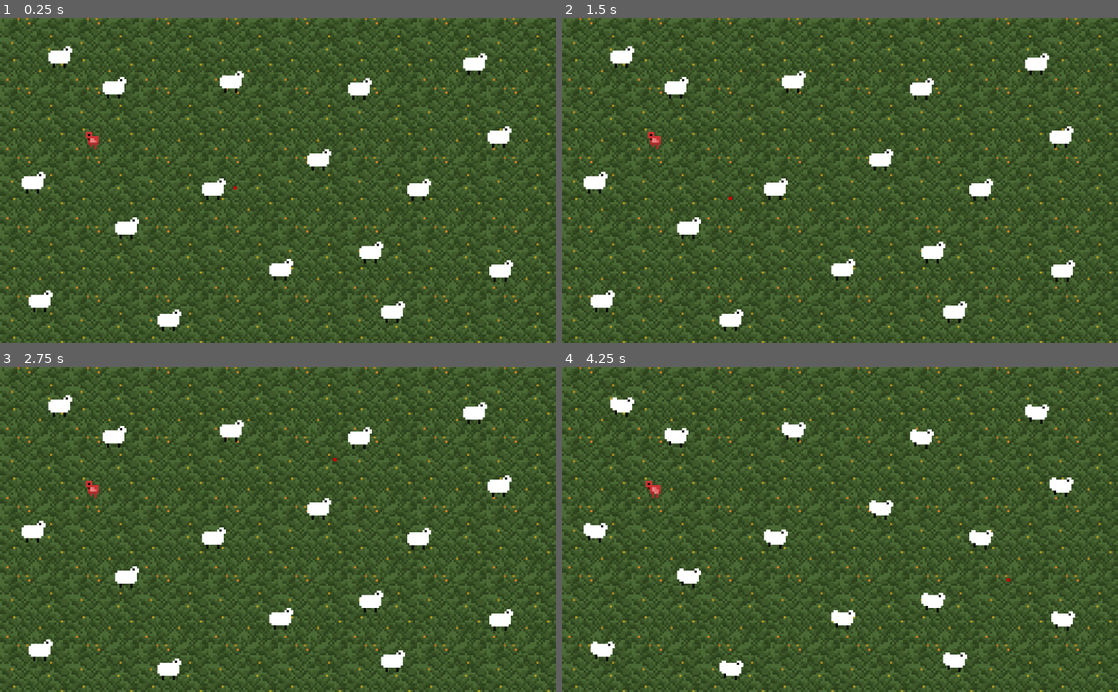
Above: before the commit, frames 1-4 (two rows, left to right).
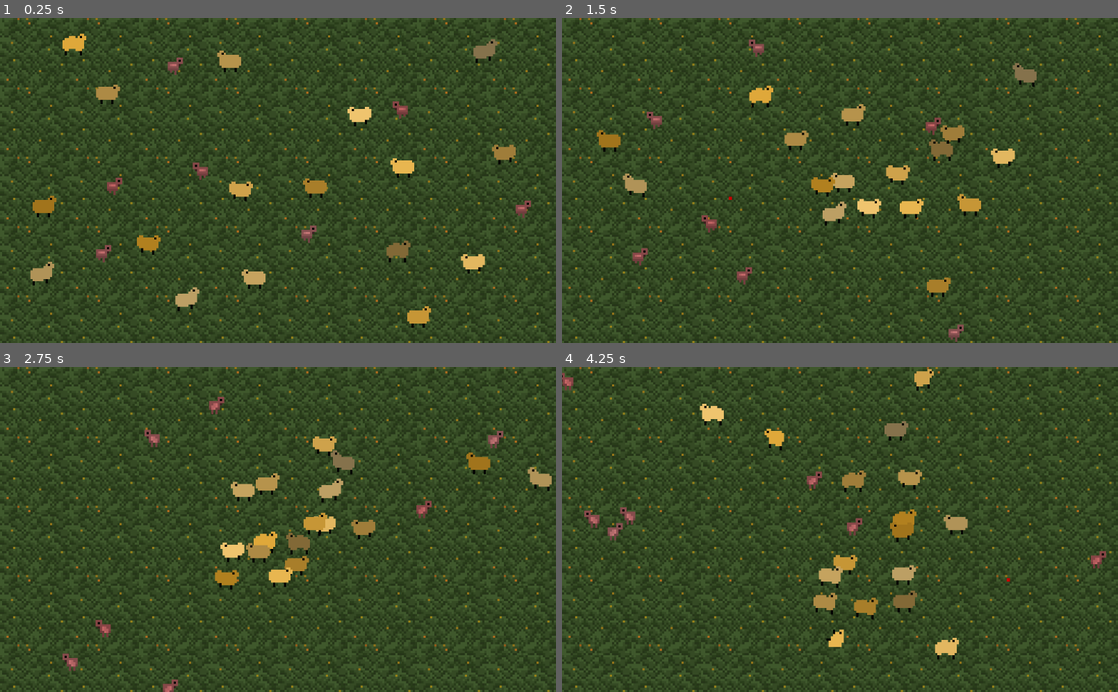
Above: after the commit, the same moments.

Repository: lucasericsson222/Sheep
Game: Godot game, scene res://TestLevel/Forest.tscn
Two runs of this game, one before a commit and one after it. Both use one fixed random seed, a clock stepped at 60 frames per second and the inputs below.
Inputs (mouse positions are in pixels of both pictures, inside the frame that each line leads up to):
- Up to frame 1 (0.25 s): no input
- Up to frame 2 (1.5 s): move the mouse to (962, 164) at 0.52 s; click (962, 164) at 0.67 s; move the mouse to (728, 196) at 1.27 s; click (728, 196) at 1.42 s
- Up to frame 3 (2.75 s): move the mouse to (333, 458) at 2.02 s; click (333, 458) at 2.17 s
- Up to frame 4 (4.25 s): move the mouse to (812, 594) at 2.77 s; click (812, 594) at 2.92 s; move the mouse to (1006, 578) at 3.52 s; click (1006, 578) at 3.67 s

The runs differ from the first frame. In frame 1, 7.5% of the frame differs, in the area x 1-99%, y 0-100%; in frame 2, 7.6%; in frame 3, 7.5%; in frame 4, 7.4%.

Commit message:
Random Stuff?

Diff:
--- a/Chicken/Chicken.gd
+++ b/Chicken/Chicken.gd
@@ -1,16 +1,53 @@
 extends KinematicBody2D
 
+var direction = Vector2(0,0)
+onready var screen_size = get_viewport_rect().size
+var rng = RandomNumberGenerator.new()
+var chicken_speed = 200
+var current_direction = Vector2(0,0)
+func _ready():
+	rng.randomize()
 
-# Declare member variables here. Examples:
-# var a = 2
-# var b = "text"
+	# initialize a random direction to start movement in that direction
+	var random_direction2 = rng.randf_range(0, 2 * PI)
+	current_direction.x = cos(random_direction2)
+	current_direction.y = sin(random_direction2)
+	$ChangeDirTimer.wait_time += rng.randf_range(-0.5, 0.5)
+	# intitialize random direction to turn to
+	_on_ChangeDirTimer_timeout()
+	chickenColorize()
 
+func chickenColorize():
 
-# Called when the node enters the scene tree for the first time.
-func _ready():
-	pass # Replace with function body.
+	var random_brighten_percent = rng.randf_range(0.3,0.5)
+# apply color randomness
+	$AnimatedSprite.modulate = $AnimatedSprite.modulate.blend(Color(1.0,1.0,1.0,random_brighten_percent))
 
+func _process(delta):
 
-# Called every frame. 'delta' is the elapsed time since the previous frame.
-#func _process(delta):
-#	pass
+	# slowly change directions to the new direction
+	current_direction = lerp(current_direction, direction, 0.01)
+	# apply the direction
+	position += delta * current_direction * chicken_speed
+	screenWrap()
+	# point the chicken in the right direction
+	$AnimatedSprite.flip_h = (current_direction.dot(Vector2(1,0)) > 0)
+	z_index = position.y
+
+func _on_ChangeDirTimer_timeout():
+	# generate a new random direction to head
+	var random_direction = rng.randf_range(0, 2 * PI)
+	direction.x = cos(random_direction)
+	direction.y = sin(random_direction)
+	# start a time till change the direction again
+	$ChangeDirTimer.start()
+
+func screenWrap():
+	if (position.x > screen_size.x):
+		position.x = 0
+	if position.x < 0:
+		position.x = screen_size.x
+	if position.y > screen_size.y:
+		position.y = 0
+	if position.y < 0:
+		position.y = screen_size.y
--- a/Chicken/Chicken.tscn
+++ b/Chicken/Chicken.tscn
@@ -1,6 +1,7 @@
-[gd_scene load_steps=8 format=2]
+[gd_scene load_steps=9 format=2]
 
-[ext_resource path="res://Chicken/Chicken-Sheet.png" type="Texture" id=1]
+[ext_resource path="res://Chicken/Chicken-Sheet-Gray.png" type="Texture" id=1]
+[ext_resource path="res://Chicken/Chicken.gd" type="Script" id=2]
 
 [sub_resource type="CircleShape2D" id=1]
 radius = 6.0
@@ -34,13 +35,23 @@
 "speed": 5.0
 } ]
 
-[node name="Chicken" type="KinematicBody2D"]
+[node name="Chicken" type="KinematicBody2D" groups=[
+"Chicken",
+]]
 scale = Vector2( 4, 4 )
+script = ExtResource( 2 )
 
 [node name="CollisionShape2D" type="CollisionShape2D" parent="."]
 shape = SubResource( 1 )
 
 [node name="AnimatedSprite" type="AnimatedSprite" parent="."]
+modulate = Color( 1, 0.231373, 0.231373, 1 )
 frames = SubResource( 6 )
 animation = "run"
+speed_scale = 1.996
 playing = true
+
+[node name="ChangeDirTimer" type="Timer" parent="."]
+wait_time = 4.0
+
+[connection signal="timeout" from="ChangeDirTimer" to="." method="_on_ChangeDirTimer_timeout"]
--- a/Sheep/Sheep.gd
+++ b/Sheep/Sheep.gd
@@ -11,16 +11,23 @@
 onready var sarea = $SeparationArea
 onready var aarea = $AdhesionArea
 onready var tarea = $TargetArea
-
+export var MAX_SPEED = 200
+# initialize
 func _ready():
 	rng.randomize()
+
+	# randomize starting frames
 	anispr.frame = rng.randi_range(0,5)
+
+	# randomize starting direction
 	var start_angle = rng.randf_range(0.0, 2 * PI)
 	direction.x = 1000 * cos(start_angle)
 	direction.y = 1000 * sin(start_angle)
+
+	# randomize colors
 	sheepColorize()
 
-
+# color the sheep different colors
 func sheepColorize():
 
 	var random_brighten_percent = rng.randf_range(0.0,0.5)
@@ -31,7 +38,7 @@
 	anispr.modulate = anispr.modulate.blend(Color(1.0,1.0,1.0,random_brighten_percent))
 	anispr.modulate = anispr.modulate.blend(Color(0.0,0.0,0.0,random_darken_percent))
 
-
+# all sheep move towards center of mass of nearby sheep
 func cohesion():
 	var neighbor_sheep = carea.get_overlapping_bodies()
 	var total_position = Vector2(0,0)
@@ -47,15 +54,16 @@
 		return (average_position-position)/100
 	else:
 		return Vector2(0,0)
+# all sheep move out of the way of other very nearby sheep
 func separation():
 	var move_away = Vector2(0,0)
 	var neighbor_sheep = sarea.get_overlapping_bodies()
 	for sheep in neighbor_sheep:
-		if sheep == self || !sheep.is_in_group("Sheep"):
+		if sheep == self || (!sheep.is_in_group("Sheep") && !sheep.is_in_group("Chicken")):
 			continue
 		move_away -= (sheep.position - position)
 	return move_away
-
+# all sheep point in the general direction of nearby sheep
 func adhesion():
 	var neighbor_sheep = aarea.get_overlapping_bodies()
 	var total_velocity = Vector2(0,0)
@@ -69,6 +77,7 @@
 	if number_of_sheep != 0:
 		average_velocity = total_velocity / number_of_sheep
 	return average_velocity / 8
+# all sheep move toward the target
 func target():
 	var neighbor_sheep = tarea.get_overlapping_bodies()
 	var total_position = Vector2(0,0)
@@ -85,30 +94,36 @@
 	else:
 		return Vector2(0,0)
 
-# Called every frame. 'delta' is the elapsed time since the previous frame.
+# collect all the cohesion, separation, adhesion, and target rules together
+func run():
+	# FLOCKING RULES
+	direction += cohesion()
+	direction += separation()
+	direction += adhesion()
+	direction += target()
+	# direction /= 1.01
+	# makes sure that the sheep don't go lightspeed
+	direction = direction.clamped(MAX_SPEED)
 
+# apply position changes and manage states
 func _process(delta):
+	# if the state == run
 	if anispr.animation == "run":
-# FLOCKING RULES
-		direction += cohesion()
-		direction += separation()
-		direction += adhesion()
-		direction += target()
-# makes sure that the sheep don't go lightspeed
-		direction = direction.clamped(200)
-#	direction /= 1.01
-# delta ensures that the sheep move at the same speed on different devices
+		run()
+		# condition to go to rolling
+		if (rng.randf_range(1.0, 500.0) < 2.0):
+			anispr.play("roll")
+			anispr.speed_scale = 2
+
+	# if the sheep is going in a different direction, change which way the sprite is facing
+	anispr.flip_h = !(direction.dot(Vector2(1,0)) > 0)
+	# make sure that sheep appear in the right order on the screen
+	z_index = position.y
+	# delta ensures that the sheep move at the same speed on different devices
 	position += direction * delta
-# if the sheep is going in a different direction, change which way the sprite is facing
-	anispr.flip_h = !(direction.dot(Vector2(1,0)) > 0)
 	screenWrap()
-# make sure that sheep appear in the right order on the screen
-	z_index = position.y
-	if (rng.randf_range(1.0, 500.0) < 2.0):
-		anispr.play("roll")
-		anispr.speed_scale = 2
 
-
+# if the sheep is off the screen move it to the other side of the screen
 func screenWrap():
 	if (position.x > screen_size.x):
 		position.x = 0
@@ -119,8 +134,7 @@
 	if position.y < 0:
 		position.y = screen_size.y
 
-
-
+# condition to go back to running from rolling
 func _on_AnimatedSprite_animation_finished():
 	if anispr.animation == "roll":
 		anispr.play("run")
--- a/Sheep/Sheep.tscn
+++ b/Sheep/Sheep.tscn
@@ -1,6 +1,7 @@
-[gd_scene load_steps=9 format=2]
+[gd_scene load_steps=10 format=2]
 
 [ext_resource path="res://Sheep/SheepAnim.tres" type="SpriteFrames" id=1]
+[ext_resource path="res://Sheep/Sheep.gd" type="Script" id=3]
 
 [sub_resource type="CircleShape2D" id=1]
 radius = 0.689831
@@ -27,6 +28,7 @@
 ]]
 scale = Vector2( 4, 4 )
 z_index = 1
+script = ExtResource( 3 )
 
 [node name="CollisionShape2D" type="CollisionShape2D" parent="."]
 shape = SubResource( 1 )
@@ -35,7 +37,6 @@
 material = SubResource( 3 )
 frames = ExtResource( 1 )
 animation = "run"
-frame = 3
 speed_scale = 2.888
 playing = true
 
--- a/TestLevel/Forest.tscn
+++ b/TestLevel/Forest.tscn
@@ -8,6 +8,7 @@
 [node name="Forest" type="Node2D"]
 
 [node name="TileMap" parent="." instance=ExtResource( 3 )]
+modulate = Color( 0.831373, 0.831373, 0.831373, 1 )
 
 [node name="Viewport" type="Viewport" parent="."]
 size = Vector2( 320, 240 )
@@ -78,4 +79,22 @@
 }
 
 [node name="Chicken" parent="." instance=ExtResource( 4 )]
-position = Vector2( 170, 226 )
+position = Vector2( 542, 356 )
+
+[node name="Chicken2" parent="." instance=ExtResource( 4 )]
+position = Vector2( 399, 245 )
+
+[node name="Chicken3" parent="." instance=ExtResource( 4 )]
+position = Vector2( 914, 348 )
+
+[node name="Chicken4" parent="." instance=ExtResource( 4 )]
+position = Vector2( 782, 170 )
+
+[node name="Chicken5" parent="." instance=ExtResource( 4 )]
+position = Vector2( 166, 304 )
+
+[node name="Chicken6" parent="." instance=ExtResource( 4 )]
+position = Vector2( 187, 485 )
+
+[node name="Chicken7" parent="." instance=ExtResource( 4 )]
+position = Vector2( 290, 117 )
Binary file added: Chicken/Chicken-Sheet-Gray.png
Not shown, added: Chicken/Chicken-Sheet-Gray.png.import
Binary file added: Chicken/Chicken-Sheet.aseprite
Binary file changed: Chicken/Chicken.aseprite
Binary file added: Chicken/stained galss.aseprite
Not shown, changed: .DS_Store
